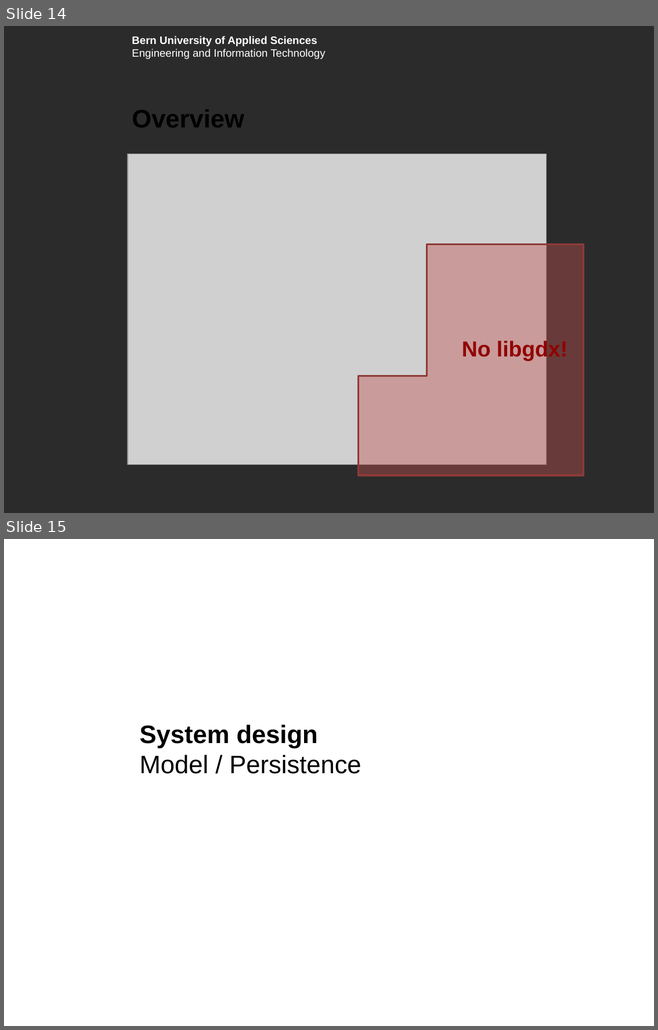
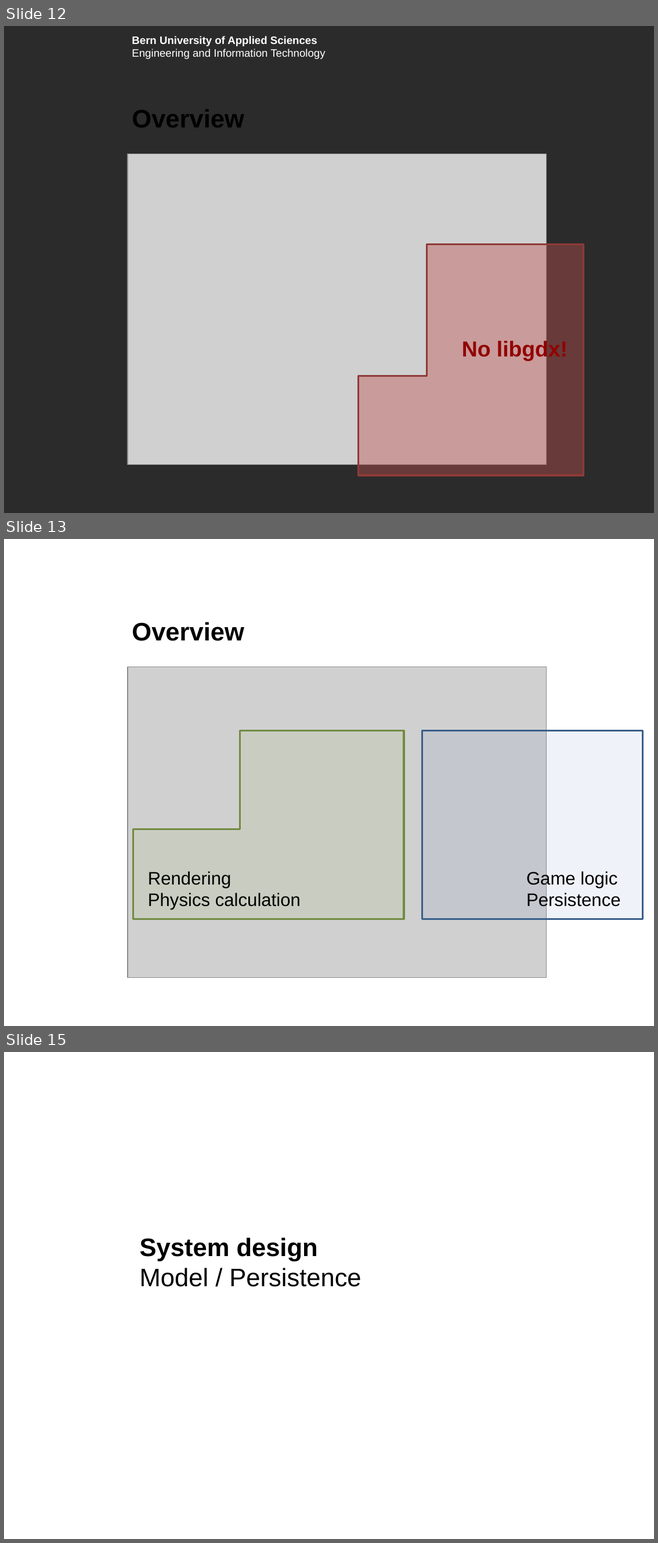
Before and after one commit to boskoop/comet-pinball, a slide deck: doc/presentation/presentation.pptx. Shown one above the other, each under a label of ours: slides 14 and 15 before the commit, slides 12, 13 and 15 after it; the slides between them are not shown. The pictures are 658x1030 and 658x1543 pixels, drawn with LibreOffice and Linux fonts; fonts in the diff are those of the drawing; grey boxes stand for pictures; background and template pictures are left out; a plain dark background stands for a picture behind light text. Boxes give left, top, right and bottom in pixels: in the first picture for what was removed or moved away, otherwise in the second. Text is boxed around its words. In the diff, an @@ line names an element or a change of style, - is before the commit and + after.

```diff
--- a/doc/presentation/presentation.pptx
+++ b/doc/presentation/presentation.pptx
@@ slide 13 added at (4, 539, 654, 1026), background picture (left out); not listed: 1 template element that a slide beside it also shows @@
@@ title added at (132, 622, 244, 641), 28 pt, text #000000, bold @@
+Overview
@@ picture added at (128, 667, 546, 978) @@
@@ corner added at (133, 730, 404, 919), fill #9BBB59 at 12% opacity, outline #738A42 2 pt @@
@@ rectangle added at (422, 730, 642, 919), fill #4F81BD at 9% opacity, outline #3A5F8C 2 pt @@
@@ text added at (148, 871, 300, 910), 20 pt, text #000000 @@
+Rendering
+Physics calculation
@@ text added at (526, 870, 621, 910), 20 pt, text #000000 @@
+Game logic
+Persistence
@@ what was slide 14 is now slide 12 @@
```
Also in this commit, not shown: 2 slides changed, 1 other slide added, 2 slides removed.
